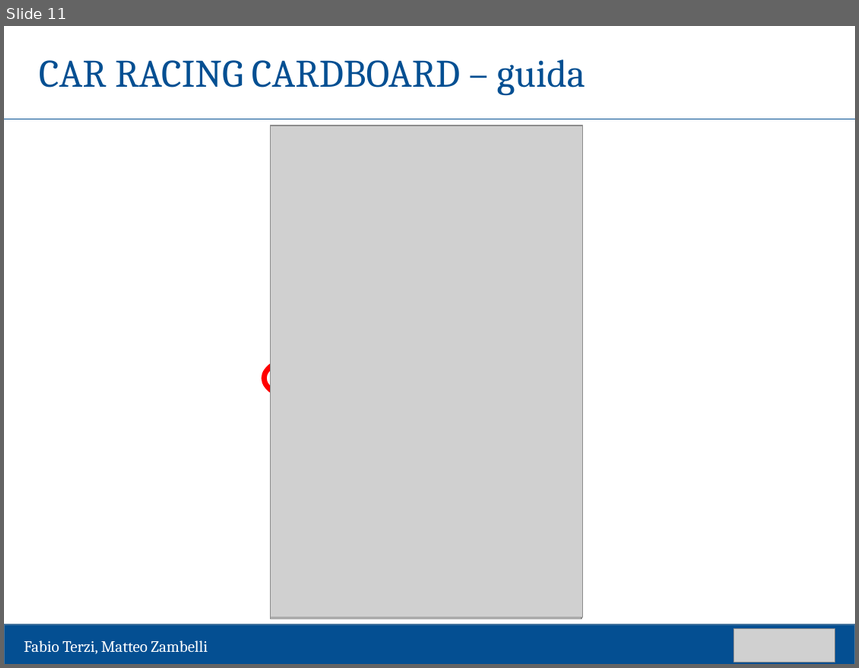
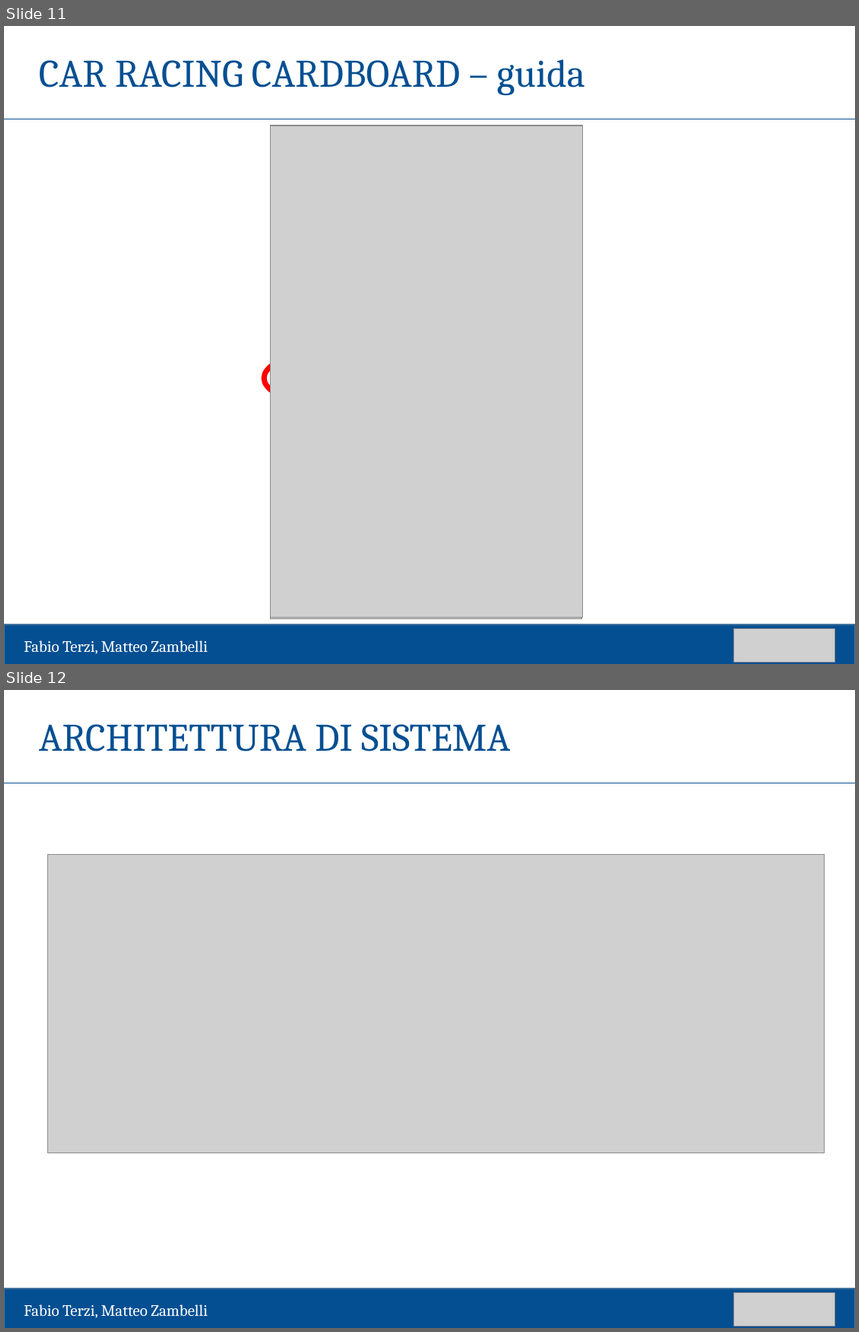
Before and after one commit to matteozambelli/CardboardApp, a slide deck: tesi/presentazione/template laurea-43.pptx. Shown one above the other, each under a label of ours: slide 11 before the commit, slides 11 and 12 after it. The pictures are 859x668 and 859x1332 pixels, drawn with LibreOffice and Linux fonts; fonts in the diff are those of the drawing; grey boxes stand for pictures. Boxes give left, top, right and bottom in pixels: in the first picture for what was removed or moved away, otherwise in the second. Text is boxed around its words. In the diff, an @@ line names an element or a change of style, - is before the commit and + after.

Commit message:
aggiunta slide architettura di sistema

```diff
--- a/tesi/presentazione/template laurea-43.pptx
+++ b/tesi/presentazione/template laurea-43.pptx
@@ slide 12 added at <box>4,690,855,1328</box>, background #FFFFFF @@
@@ text added at <box>39,724,510,752</box>, 33 pt, text #044F92 @@
+ARCHITETTURA DI SISTEMA
@@ line added from (4, 783) to (855, 783), #044F92 0.5 pt @@
@@ picture added at <box>47,854,825,1153</box> @@
@@ rectangle added at <box>4,1288,855,1328</box>, fill #044F92, outline #43739E 1 pt @@
@@ text added at <box>24,1305,208,1319</box>, 13.5 pt, text #FFFFFF @@
+Fabio Terzi, Matteo Zambelli
@@ picture added at <box>734,1293,835,1327</box> @@
```
